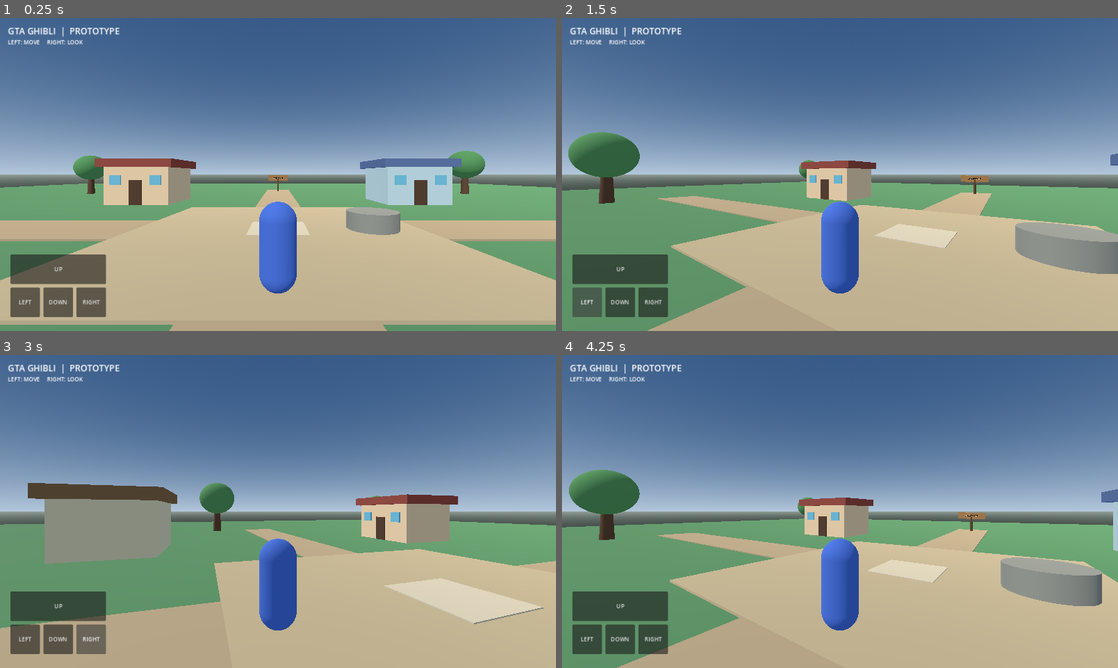
Above: before the commit, frames 1-4 (two rows, left to right).
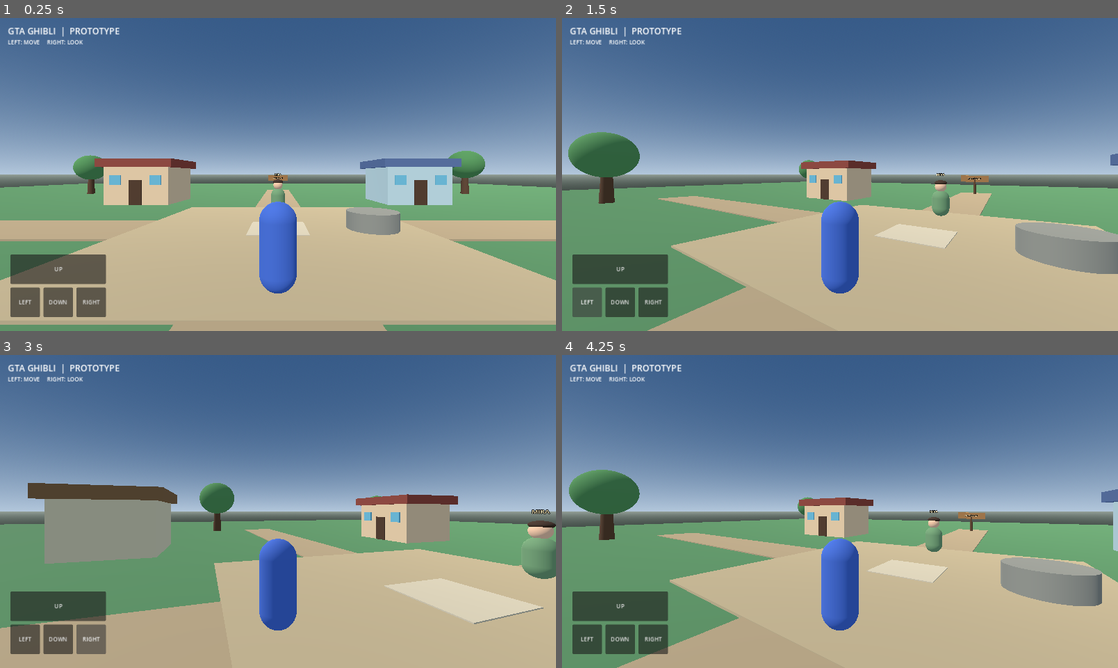
Above: after the commit, the same moments.

Repository: dzdfast-art/GTA-GHIBLI
Game: Godot game, scene res://main.tscn
Two runs of this game, one before a commit and one after it. Both use one fixed random seed, a clock stepped at 60 frames per second and the inputs below.
Inputs (mouse positions are in pixels of both pictures, inside the frame that each line leads up to):
- Up to frame 1 (0.25 s): no input
- Up to frame 2 (1.5 s): click "UP" at 0.5 s; click "LEFT" at 1.25 s
- Up to frame 3 (3 s): click "DOWN" at 2 s; click "RIGHT" at 2.75 s
- Up to frame 4 (4.25 s): tap Enter at 3.5 s; move the mouse to (962, 495) at 3.52 s; hold Right (ui_right) from 3.53 s (still down); tap E (interact, bound only after the commit) at 3.6 s; click (962, 495) at 3.67 s

The runs differ from the first frame. In frame 1, 0.1% of the frame differs, in the area x 48-52%, y 49-60%; in frame 2, 0.2%; in frame 3, 0.7%, in the area x 93-100%, y 49-72%; in frame 4, 0.2%.

Commit message:
Place Mira in Willow Village

Diff:
--- a/scripts/world/willow_village.gd
+++ b/scripts/world/willow_village.gd
@@ -7,6 +7,7 @@
 
 
 func _ready() -> void:
+	_build_mira()
 	_build_square()
 	_build_paths()
 	_build_houses()
@@ -14,6 +15,15 @@
 	_build_trees()
 	_build_well()
 	_build_signpost()
+
+
+func _build_mira() -> void:
+	var mira_script = preload("res://scripts/characters/mira_npc.gd")
+	var mira := Node3D.new()
+	mira.name = "MiraCaretaker"
+	mira.position = Vector3(0.0, 0.0, -4.0)
+	mira.set_script(mira_script)
+	add_child(mira)
 
 
 func _build_square() -> void:
